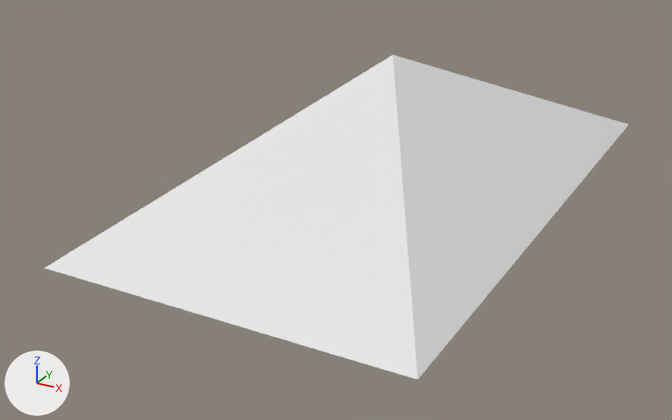
What one commit did to the FBX model SakuraProject/Assets/models/m_tejado_triang.fbx.
Both versions are drawn from a 50 mm camera at (5.01, -10.61, 4.74) aimed at (-0.42, -0.74, -0.2). The lights are fixed; the arrows at lower left show +X, +Y and +Z.

Script lines for the objects in view, before the commit:
```python
me_cube_002 = bpy.data.meshes.new('Cube.002')
me_cube_002.from_pydata(...)  # 13 vertices, 12 faces; spans x -2.26..2.26, y -4.1..4.1, z 0.0..1.77
ob_tejado_triang = bpy.data.objects.new('tejado_triang', me_cube_002)
ob_tejado_triang.location = (0.0, 0.0, 0.0)
```
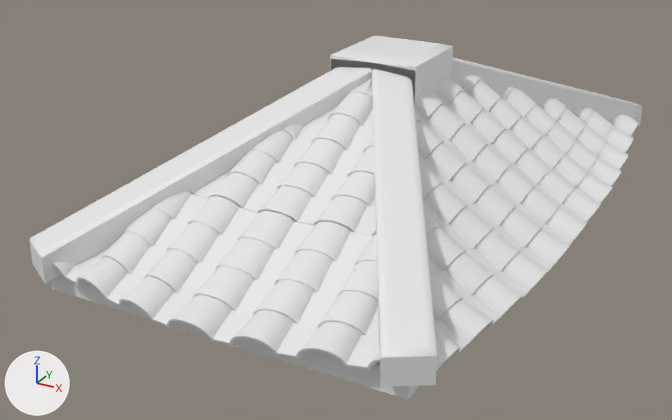
Commit message: lowpoly tejados

Location of each change, [x1, y1, x2, y2] in pixels of the pictures (672 x 420 px):
'tejado_triang', reshaped, rescaled: before [45, 55, 629, 380]; after [29, 36, 642, 400]

What the commit changed:
me_cube_002 is used by ob_tejado_triang; location (0.0, 0.0, 0.0).
me_cube_002 had 13 vertices, 12 faces and spanned x -2.26..2.26, y -4.1..4.1, z 0.0..1.77.
me_cube_002 now has 11434 vertices, 10330 faces and spans x -4.7..4.7, y -7.71..7.71, z -0.8..6.2.
me_cube_002 part 1: 13 vertices removed from x -2.26..2.26, y -4.1..4.1, z 0.0..1.77; 11434 vertices added at x -4.7..4.7, y -7.71..7.71, z -0.8..6.2.
Object 'tejado_triang' (ob_tejado_triang) is rescaled from (1.0, 1.0, 1.0) to (0.585, 0.585, 0.302).
